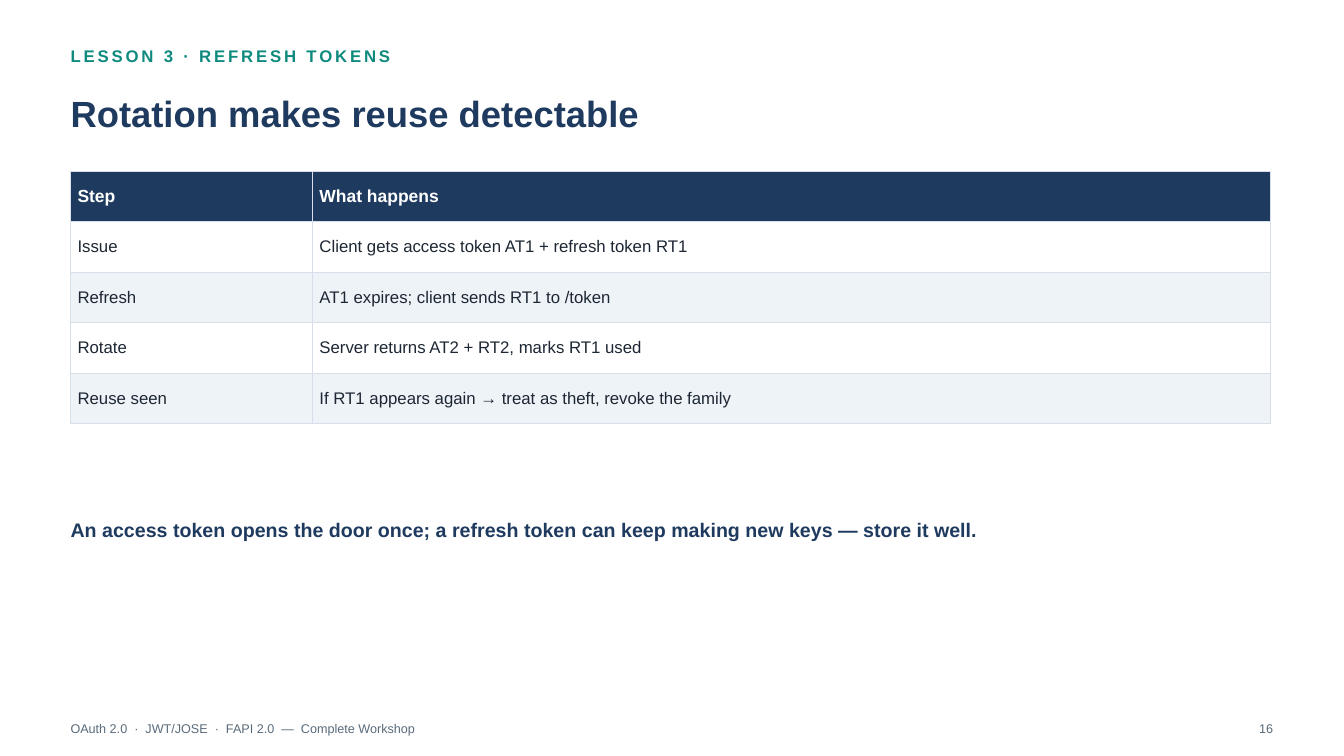
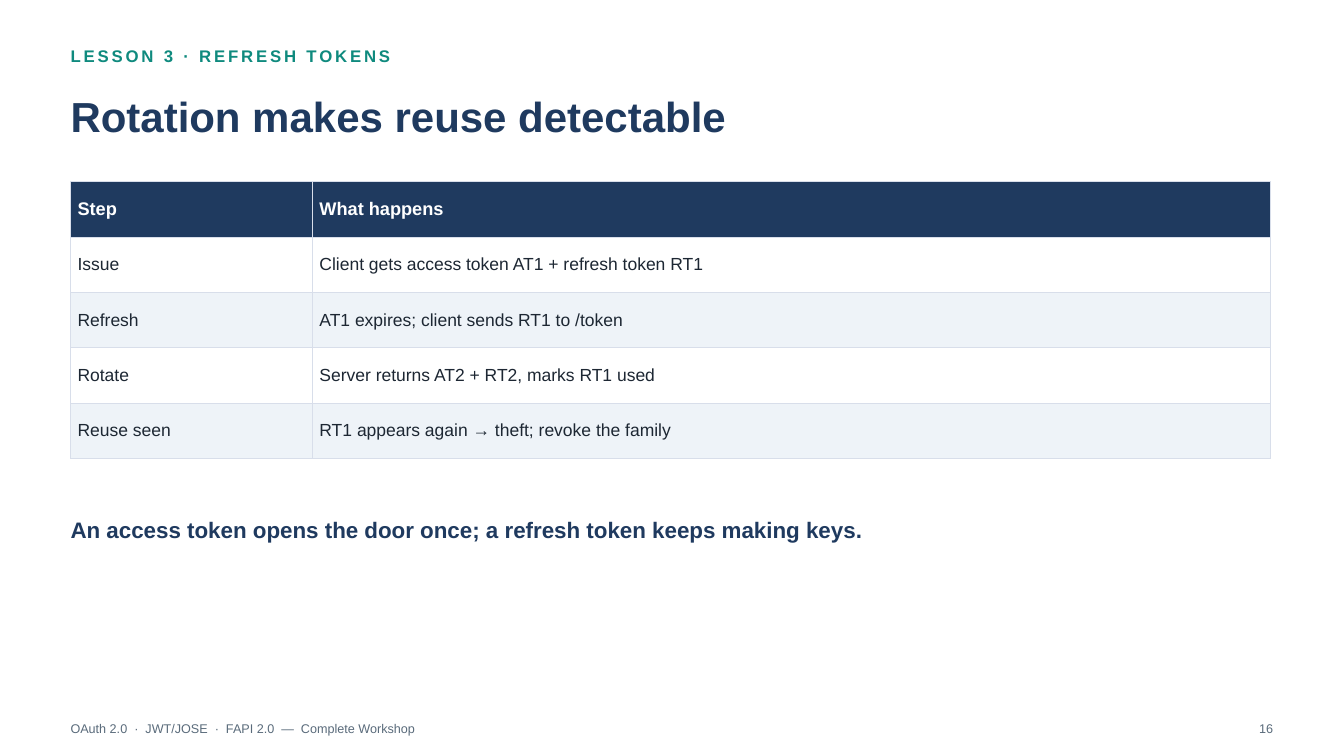
Before and after one commit to jufianto/blog-resource, a slide deck: slide 16 of oauth-learn/export/presentations/oauth_complete_workshop_lessons_1_8.pptx. Drawn at 1344x756 pixels with LibreOffice and Linux fonts; fonts in the diff are those of the drawing. Boxes give left, top, right and bottom in pixels: in the first picture for what was removed or moved away, otherwise in the second. Text is boxed around its words. In the diff, an @@ line names an element or a change of style, - is before the commit and + after.

```diff
--- a/oauth-learn/export/presentations/oauth_complete_workshop_lessons_1_8.pptx
+++ b/oauth-learn/export/presentations/oauth_complete_workshop_lessons_1_8.pptx
@@ text "Rotation makes reuse detectable" at bbox=[71, 101, 726, 133]: size 26 to 30 pt @@
@@ table at bbox=[71, 181, 1270, 444] @@
-row 5, column 2: If RT1 appears again → treat as theft, revoke the family
+row 5, column 2: RT1 appears again → theft; revoke the family
@@ size 12.5 to 13 pt in "Step", "What happens" @@
@@ size 12 to 12.5 pt in "Issue", "Client gets access token AT1 + refresh ...", "Refresh", "AT1 expires; client sends RT1 to /token" and 3 more places @@
@@ table: place and size @@
-table at bbox=[71, 171, 1270, 412]
+table at bbox=[71, 181, 1270, 444]
@@ text at bbox=[71, 521, 862, 543]: text changed; size 14 to 16 pt @@
-An access token opens the door once; a refresh token can keep making new keys — store it well.
+An access token opens the door once; a refresh token keeps making keys.
```
Also in this commit, not shown: 23 other slides changed, 30 other files.
